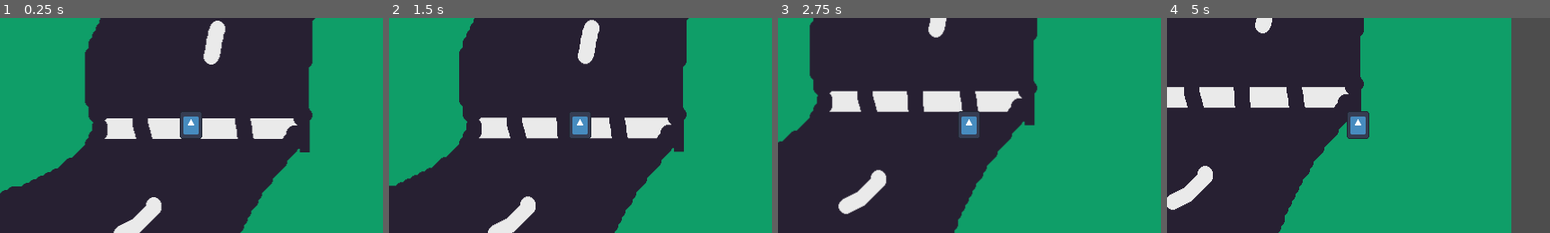
Above: before the commit, frames 1-4 (left to right).
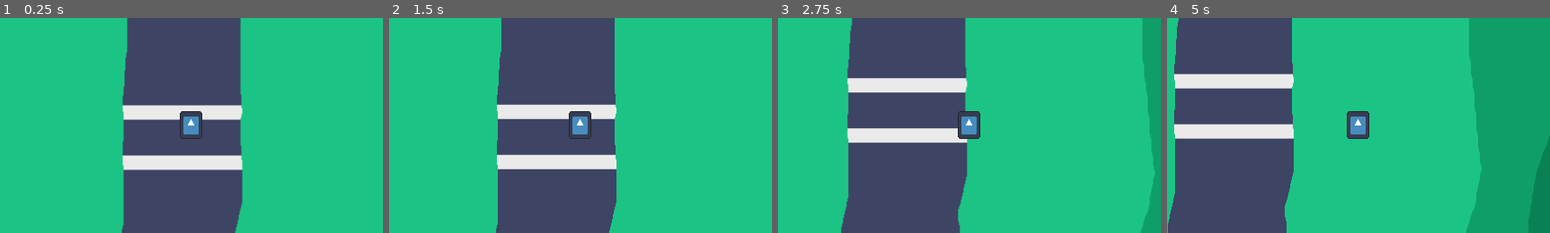
Above: after the commit, the same moments.

Repository: grace125/u-haul_u-surper
Game: Godot game, scene res://src/racetracks/testing_track.tscn
The game is run twice, just before and just after one commit, with the same random seed, the same clock (stepped at 60 frames per second) and the same inputs. The engine's default icon, where the game draws it, is replaced by a stand-in: a white triangle on a blue panel in a dark square.
Inputs:
- Up to frame 1 (0.25 s): no input
- Up to frame 2 (1.5 s): tap Enter at 0.5 s; hold Right (Right) 0.53-1.28 s; hold S (Backward) from 1.28 s (still down)
- Up to frame 3 (2.75 s): release S (Backward) at 2.03 s; hold Right (Right) from 2.03 s (still down)
- Up to frame 4 (5 s): release Right (Right) at 2.78 s; hold Up (Forward) 2.78-3.53 s; hold A (Left) from 3.53 s (still down)

The runs differ from the first frame. In frame 1, 99% of the frame differs, in the area x 0-100%, y 0-100%; in frame 2, 99%; in frame 3, 95%; in frame 4, 90%.

Commit message:
Add final track layout for testing

Diff:
--- a/src/racetracks/testing_track.tscn
+++ b/src/racetracks/testing_track.tscn
@@ -1,13 +1,13 @@
 [gd_scene load_steps=3 format=3 uid="uid://bfodx4j2nphf1"]
 
-[ext_resource type="Texture2D" uid="uid://dotoru0xs8f2h" path="res://assets/racetrack/full_tracks/test_track.png" id="1_clhmb"]
+[ext_resource type="Texture2D" uid="uid://cta3wdvtsrbhn" path="res://assets/racetrack/full_tracks/main_track.png" id="1_p6le8"]
 [ext_resource type="PackedScene" uid="uid://cysr2jfgo5j8w" path="res://src/car/car.tscn" id="2_i4r6x"]
 
 [node name="testing_track" type="Node2D"]
 
 [node name="Sprite2D" type="Sprite2D" parent="."]
 position = Vector2(830, 516)
-texture = ExtResource("1_clhmb")
+texture = ExtResource("1_p6le8")
 
 [node name="car" parent="." instance=ExtResource("2_i4r6x")]
-position = Vector2(1364, 762)
+position = Vector2(1720, 1194)
Binary file added: assets/racetrack/full_tracks/main_track.png
Not shown, added: assets/racetrack/full_tracks/main_track.png.import
